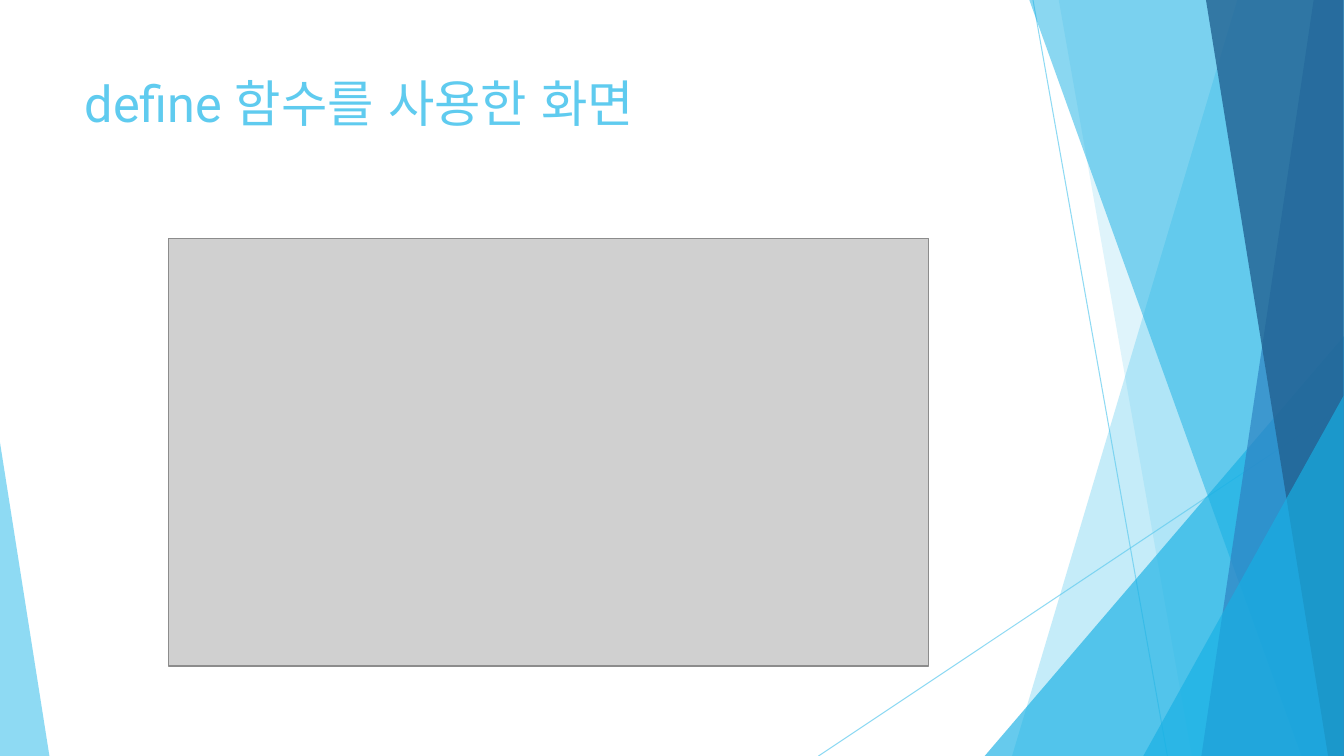
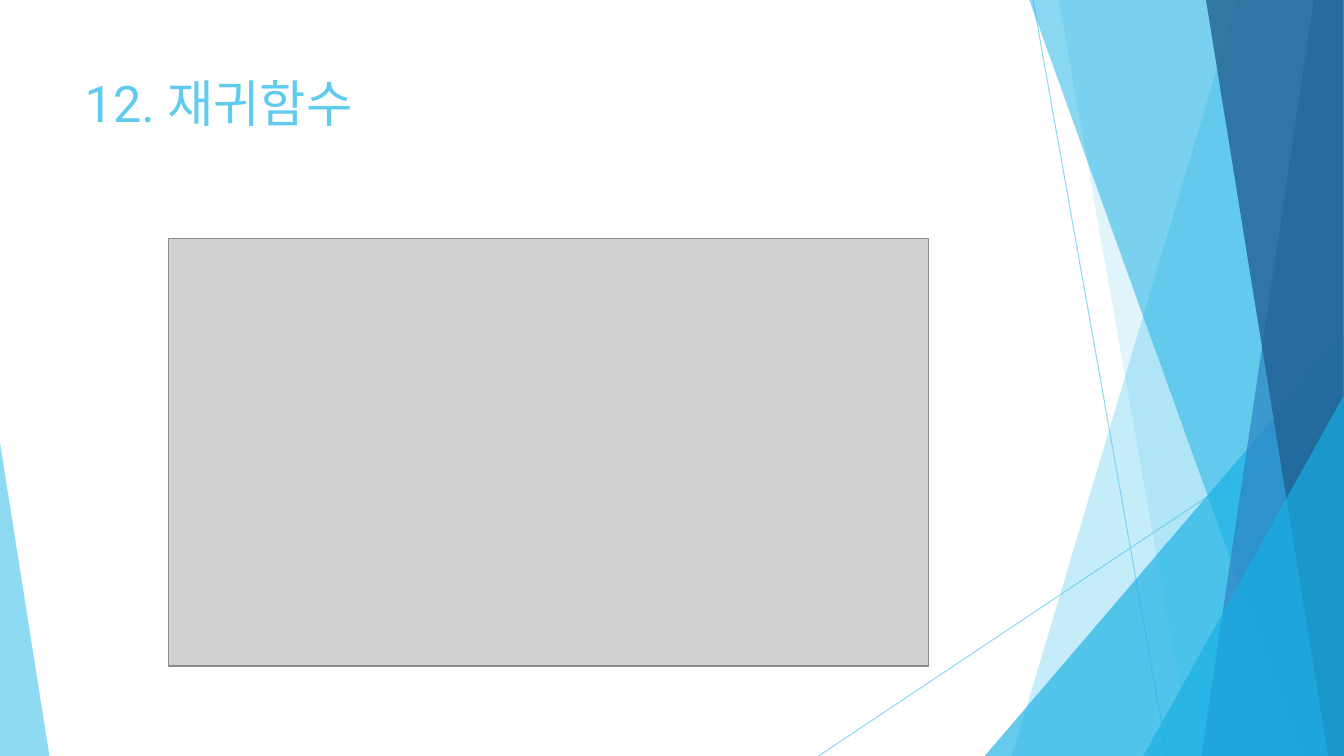
Before and after one commit to Meojong/php_201840136, a slide deck: slide 13 of 201840136_최현종_PHP_2주차.pptx (slide 8 before the commit). Drawn at 1344x756 pixels with LibreOffice and Linux fonts; fonts in the diff are those of the drawing; grey boxes stand for pictures. Boxes give left, top, right and bottom in pixels: in the first picture for what was removed or moved away, otherwise in the second. Text is boxed around its words. In the diff, an @@ line names an element or a change of style, - is before the commit and + after.

```diff
--- a/201840136_최현종_PHP_2주차.pptx
+++ b/201840136_최현종_PHP_2주차.pptx
@@ title at (x1=85, y1=80, x2=352, y2=126): text changed @@
-define 함수를 사용한 화면
+12. 재귀함수
```
Also in this commit, not shown: 5 other slides changed, 6 slides added, 9 slides removed.
